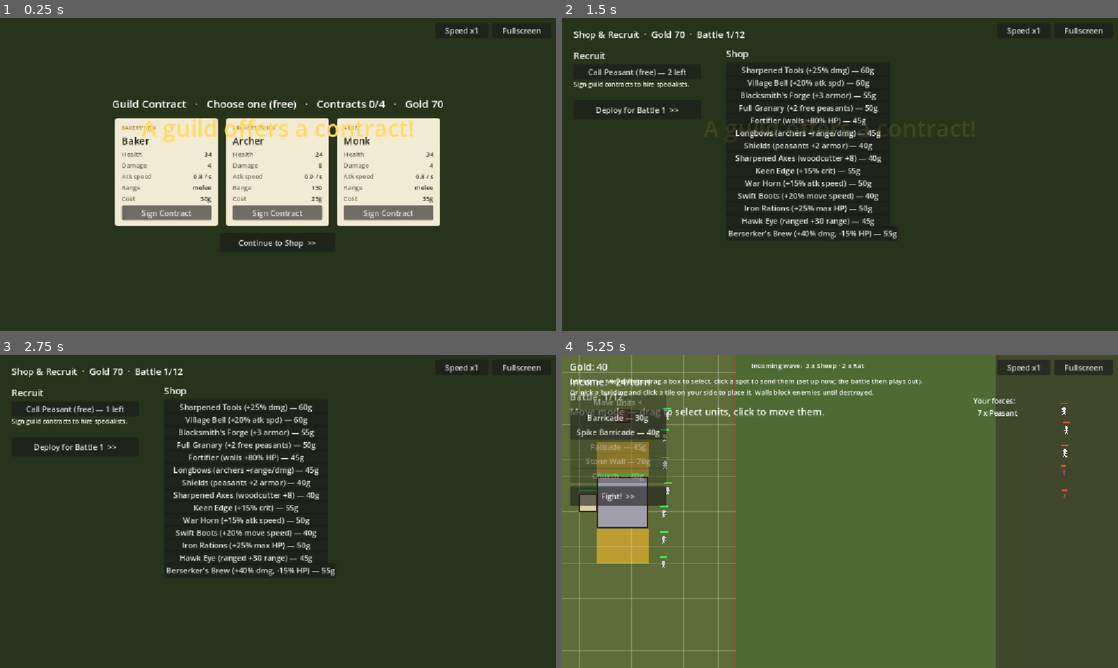
Above: before the commit, frames 1-4 (two rows, left to right).
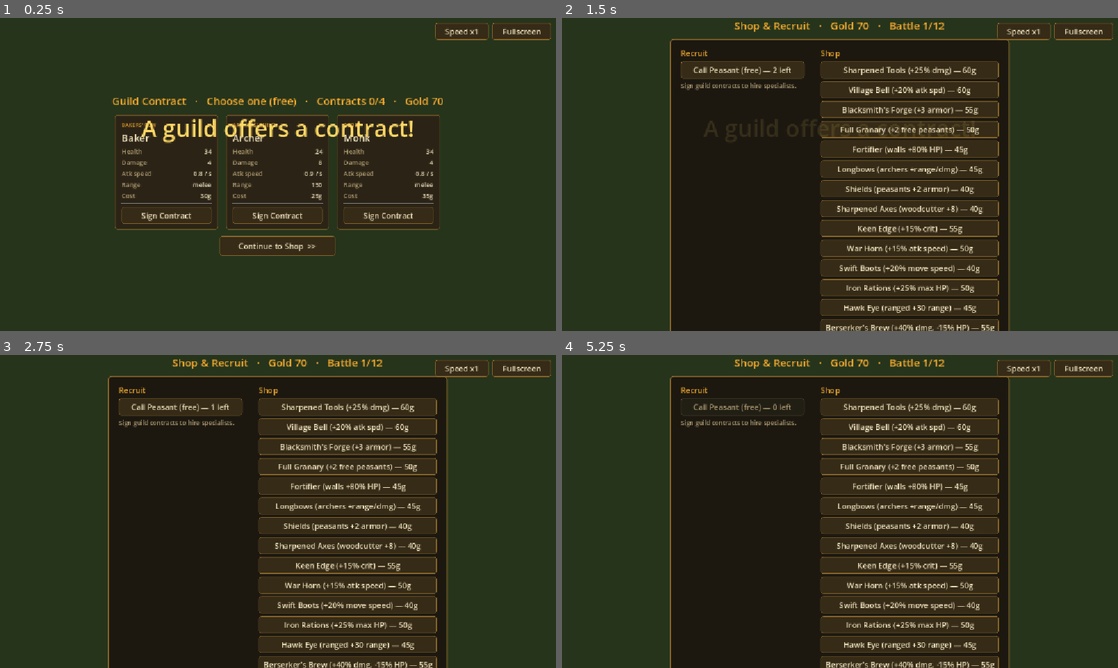
Above: after the commit, the same moments.

Repository: Jazzboy2567/protect-your-plot
Game: Godot game, scene res://Main.tscn
Two runs of this game, one before a commit and one after it. Both use one fixed random seed, a clock stepped at 60 frames per second and the inputs below.
Inputs (mouse positions are in pixels of both pictures, inside the frame that each line leads up to):
- Up to frame 1 (0.25 s): no input
- Up to frame 2 (1.5 s): click "Continue to Shop >>" at 0.5 s; click "Call Peasant (free) — 3 left" at 1.25 s
- Up to frame 3 (2.75 s): click "Call Peasant (free) — 2 left" at 2 s
- Up to frame 4 (5.25 s): click "Call Peasant (free) — 1 left" at 2.75 s; click (639, 445) at 3.5 s, where only the run before the commit has a clickable "Deploy for Battle 1 >>"; click (617, 417) at 4.25 s, where only the run before the commit has a clickable "Barricade — 30g"; click (617, 401) at 5 s, where only the run before the commit has a clickable "Move Units"

The runs differ from the first frame. In frame 1, 21% of the frame differs, in the area x 20-100%, y 1-76%; in frame 2, 35%; in frame 3, 35%; in frame 4, 97%, in the area x 0-100%, y 0-100%.

Commit message:
Unify UI on a dark/gold theme; Shop & Recruit as a centered modal
- Key palette constants (dark ground, gold-orange accent, cream text)
- Shared style helpers: _style_button (all buttons themed), _panel_style,
  _card_style, _menu_button, _section_label
- Guild cards + all buttons now use the dark/gold theme
- Shop + Recruit rebuilt as a centered two-column modal (Recruit | Shop)
  in a styled panel; pre-deploy is a small centered modal with roster
- Speed/Fullscreen and shop headers themed to match

Validated headless (guild->shop->predeploy flow to battle 3, no errors).

Diff:
--- a/scripts/Main.gd
+++ b/scripts/Main.gd
@@ -21,6 +21,16 @@
 	"herbalist": "Apothecary", "fisherman": "Wharf", "torchbearer": "Wharf",
 	"baker": "Bakers' Row", "monk": "Abbey",
 }
+
+# ---- Key palette: black/dark ground, gold-orange accent, cream text ----
+const COL_PANEL := Color(0.11, 0.095, 0.065)
+const COL_CARD := Color(0.17, 0.14, 0.085)
+const COL_BTN := Color(0.21, 0.17, 0.09)
+const COL_BTN_HOVER := Color(0.30, 0.23, 0.11)
+const COL_GOLD := Color(0.94, 0.66, 0.18)
+const COL_INK := Color(0.94, 0.89, 0.75)
+const COL_SOFT := Color(0.70, 0.62, 0.46)
+const COL_BORDER := Color(0.52, 0.39, 0.16)
 const RECRUIT_CAP := 3
 const MAX_CONTRACTS := 4
 
@@ -121,6 +131,7 @@
 	ctrl_speed.position = Vector2(ARENA.x - 250, 10)
 	ctrl_speed.size = Vector2(110, 30)
 	ctrl_speed.pressed.connect(_cycle_speed)
+	_style_button(ctrl_speed)
 	hud.add_child(ctrl_speed)
 
 	ctrl_full = Button.new()
@@ -128,6 +139,7 @@
 	ctrl_full.position = Vector2(ARENA.x - 132, 10)
 	ctrl_full.size = Vector2(122, 30)
 	ctrl_full.pressed.connect(_toggle_fullscreen)
+	_style_button(ctrl_full)
 	hud.add_child(ctrl_full)
 
 	buildings = [{"id": "castle", "gx": CASTLE_GX, "gy": CASTLE_GY}, {"id": "church", "gx": 1, "gy": 8}]
@@ -658,8 +670,8 @@
 
 func _card_style() -> StyleBoxFlat:
 	var s := StyleBoxFlat.new()
-	s.bg_color = Color(0.95, 0.92, 0.83)
-	s.border_color = Color(0.70, 0.64, 0.47)
+	s.bg_color = COL_CARD
+	s.border_color = COL_BORDER
 	s.set_border_width_all(1)
 	s.set_corner_radius_all(5)
 	s.content_margin_left = 14
@@ -668,17 +680,70 @@
 	s.content_margin_bottom = 12
 	return s
 
+func _panel_style() -> StyleBoxFlat:
+	var s := StyleBoxFlat.new()
+	s.bg_color = COL_PANEL
+	s.border_color = COL_BORDER
+	s.set_border_width_all(2)
+	s.set_corner_radius_all(7)
+	s.content_margin_left = 22
+	s.content_margin_right = 22
+	s.content_margin_top = 18
+	s.content_margin_bottom = 20
+	return s
+
+# Give any Button the dark/gold theme.
+func _style_button(b: Button) -> void:
+	var n := StyleBoxFlat.new()
+	n.bg_color = COL_BTN
+	n.border_color = COL_BORDER
+	n.set_border_width_all(1)
+	n.set_corner_radius_all(4)
+	n.content_margin_left = 10
+	n.content_margin_right = 10
+	n.content_margin_top = 6
+	n.content_margin_bottom = 6
+	var h: StyleBoxFlat = n.duplicate()
+	h.bg_color = COL_BTN_HOVER
+	h.border_color = COL_GOLD
+	var dis: StyleBoxFlat = n.duplicate()
+	dis.bg_color = Color(0.13, 0.12, 0.08)
+	dis.border_color = Color(0.30, 0.27, 0.20)
+	b.add_theme_stylebox_override("normal", n)
+	b.add_theme_stylebox_override("hover", h)
+	b.add_theme_stylebox_override("pressed", h)
+	b.add_theme_stylebox_override("focus", h)
+	b.add_theme_stylebox_override("disabled", dis)
+	b.add_theme_color_override("font_color", COL_INK)
+	b.add_theme_color_override("font_hover_color", Color(1.0, 0.9, 0.6))
+	b.add_theme_color_override("font_disabled_color", COL_SOFT)
+
+func _menu_button(text: String, cb: Callable) -> Button:
+	var b := Button.new()
+	b.text = text
+	b.custom_minimum_size = Vector2(256, 30)
+	b.pressed.connect(cb)
+	_style_button(b)
+	return b
+
+func _section_label(text: String) -> Label:
+	var l := Label.new()
+	l.text = text
+	l.add_theme_color_override("font_color", COL_GOLD)
+	l.add_theme_font_size_override("font_size", 16)
+	return l
+
 func _stat_row(label_text: String, value_text: String) -> HBoxContainer:
 	var row := HBoxContainer.new()
 	var a := Label.new()
 	a.text = label_text
-	a.add_theme_color_override("font_color", Color(0.42, 0.39, 0.32))
+	a.add_theme_color_override("font_color", COL_SOFT)
 	a.add_theme_font_size_override("font_size", 13)
 	var sp := Control.new()
 	sp.size_flags_horizontal = Control.SIZE_EXPAND_FILL
 	var b := Label.new()
 	b.text = value_text
-	b.add_theme_color_override("font_color", Color(0.16, 0.14, 0.11))
+	b.add_theme_color_override("font_color", COL_INK)
 	b.add_theme_font_size_override("font_size", 13)
 	row.add_child(a)
 	row.add_child(sp)
@@ -695,12 +760,12 @@
 	pc.add_child(v)
 	var gl := Label.new()
 	gl.text = str(GUILD_NAMES.get(id, "Guild")).to_upper()
-	gl.add_theme_color_override("font_color", Color(0.62, 0.45, 0.10))
+	gl.add_theme_color_override("font_color", COL_GOLD)
 	gl.add_theme_font_size_override("font_size", 11)
 	v.add_child(gl)
 	var nm := Label.new()
 	nm.text = d["name"]
-	nm.add_theme_color_override("font_color", Color(0.14, 0.12, 0.09))
+	nm.add_theme_color_override("font_color", COL_INK)
 	nm.add_theme_font_size_override("font_size", 20)
 	v.add_child(nm)
 	var rng := float(d.get("range", 6))
@@ -709,9 +774,12 @@
 	v.add_child(_stat_row("Atk speed", "%.1f / s" % (1.0 / float(d.get("cooldown", 1.0)))))
 	v.add_child(_stat_row("Range", "melee" if rng <= 12.0 else str(int(rng))))
 	v.add_child(_stat_row("Cost", "%dg" % int(d["cost"])))
+	var sep := HSeparator.new()
+	v.add_child(sep)
 	var btn := Button.new()
 	btn.text = "Sign Contract"
 	btn.pressed.connect(func(): _sign_contract(id))
+	_style_button(btn)
 	v.add_child(btn)
 	return pc
 
@@ -731,6 +799,7 @@
 	var head := Label.new()
 	head.text = "Guild Contract   ·   Choose one (free)   ·   Contracts %d/%d   ·   Gold %d" % [contracts.size(), MAX_CONTRACTS, gold]
 	head.add_theme_font_size_override("font_size", 22)
+	head.add_theme_color_override("font_color", COL_GOLD)
 	head.horizontal_alignment = HORIZONTAL_ALIGNMENT_CENTER
 	head.size_flags_horizontal = Control.SIZE_SHRINK_CENTER
 	col.add_child(head)
@@ -752,66 +821,123 @@
 	cont.custom_minimum_size = Vector2(240, 40)
 	cont.size_flags_horizontal = Control.SIZE_SHRINK_CENTER
 	cont.pressed.connect(open_shop)
+	_style_button(cont)
 	col.add_child(cont)
 
-# The Shop + Recruit page (interlude): recruit peasants, hire contracted
-# specialists, buy relics, then deploy.
+# The Shop + Recruit page (interlude): a centered modal with two columns.
 func _build_shop_ui() -> void:
 	_clear_panel()
 	top_label.visible = false
 	_add_backdrop()
-	_shop_header("Shop & Recruit  ·  Gold %d  ·  Battle %d/%d" % [gold, battle_num, MAX_BATTLES], 24, 20)
-	var x := 24.0
-	var y := 64.0
-	_shop_header("Recruit", x, y)
-	y += 32
-	var pb := _mk_button("Call Peasant (free) — %d left" % peasant_recruits, Vector2(x, y), Vector2(264, 26), func(): _buy("peasant"))
+	var center := CenterContainer.new()
+	center.set_anchors_preset(Control.PRESET_FULL_RECT)
+	center.mouse_filter = Control.MOUSE_FILTER_IGNORE
+	panel.add_child(center)
+	var outer := VBoxContainer.new()
+	outer.add_theme_constant_override("separation", 12)
+	center.add_child(outer)
+
+	var head := Label.new()
+	head.text = "Shop & Recruit   ·   Gold %d   ·   Battle %d/%d" % [gold, battle_num, MAX_BATTLES]
+	head.add_theme_font_size_override("font_size", 22)
+	head.add_theme_color_override("font_color", COL_GOLD)
+	head.size_flags_horizontal = Control.SIZE_SHRINK_CENTER
+	outer.add_child(head)
+
+	var pc := PanelContainer.new()
+	pc.add_theme_stylebox_override("panel", _panel_style())
+	pc.size_flags_horizontal = Control.SIZE_SHRINK_CENTER
+	outer.add_child(pc)
+	var cols := HBoxContainer.new()
+	cols.add_theme_constant_override("separation", 34)
+	pc.add_child(cols)
+
+	var rc := VBoxContainer.new()
+	rc.add_theme_constant_override("separation", 6)
+	cols.add_child(rc)
+	rc.add_child(_section_label("Recruit"))
+	var pb := _menu_button("Call Peasant (free) — %d left" % peasant_recruits, func(): _buy("peasant"))
 	pb.disabled = peasant_recruits <= 0
-	y += 32
+	rc.add_child(pb)
 	if contracts.is_empty():
-		var l := Label.new()
-		l.text = "Sign guild contracts to hire specialists."
-		l.position = Vector2(x, y)
-		l.add_theme_font_size_override("font_size", 13)
-		l.mouse_filter = Control.MOUSE_FILTER_IGNORE
-		panel.add_child(l)
-		y += 28
+		var hint := Label.new()
+		hint.text = "Sign guild contracts to hire specialists."
+		hint.add_theme_color_override("font_color", COL_SOFT)
+		hint.add_theme_font_size_override("font_size", 13)
+		rc.add_child(hint)
 	else:
 		for id in contracts:
 			var cost: int = GameData.UNITS[id]["cost"]
-			var b := _mk_button("%s — %dg  (%d left)" % [GameData.UNITS[id]["name"], cost, specialist_recruits], Vector2(x, y), Vector2(264, 26), func(): _buy(id))
+			var b := _menu_button("%s — %dg  (%d left)" % [GameData.UNITS[id]["name"], cost, specialist_recruits], func(): _buy(id))
 			b.disabled = specialist_recruits <= 0 or gold < cost
-			y += 28
-	y += 14
-	_mk_button("Deploy for Battle %d  >>" % battle_num, Vector2(x, y), Vector2(264, 40), start_deploy)
-
-	# Relic shop on the right.
-	var rx := 340.0
-	var ry := 60.0
-	_shop_header("Shop", rx, ry)
-	ry += 32
+			rc.add_child(b)
+
+	var sc := VBoxContainer.new()
+	sc.add_theme_constant_override("separation", 6)
+	cols.add_child(sc)
+	sc.add_child(_section_label("Shop"))
 	for id in RELIC_DEFS:
 		if id in relics:
 			continue
 		var d: Dictionary = RELIC_DEFS[id]
-		var b := _mk_button("%s — %dg" % [d["name"], d["cost"]], Vector2(rx, ry), Vector2(340, 24), func(): _buy_relic(id))
+		var b := _menu_button("%s — %dg" % [d["name"], int(d["cost"])], func(): _buy_relic(id))
 		b.disabled = gold < int(d["cost"])
-		ry += 26
-
-# Non-interlude rounds: no shopping — just deploy your standing force.
+		sc.add_child(b)
+
+	var dep := _menu_button("Deploy for Battle %d  >>" % battle_num, start_deploy)
+	dep.custom_minimum_size = Vector2(280, 42)
+	dep.size_flags_horizontal = Control.SIZE_SHRINK_CENTER
+	outer.add_child(dep)
+
+# Non-interlude rounds: a small centered modal — just deploy your standing force.
 func _build_predeploy_ui() -> void:
 	_clear_panel()
 	top_label.visible = false
 	_add_backdrop()
-	_shop_header("Battle %d/%d  ·  Gold %d  —  hold the line (recruiting returns every 4th battle)" % [battle_num, MAX_BATTLES, gold], 24, 40)
-	_mk_button("Deploy for Battle %d  >>" % battle_num, Vector2(24, 92), Vector2(264, 40), start_deploy)
-	_build_roster_label()
+	var center := CenterContainer.new()
+	center.set_anchors_preset(Control.PRESET_FULL_RECT)
+	center.mouse_filter = Control.MOUSE_FILTER_IGNORE
+	panel.add_child(center)
+	var col := VBoxContainer.new()
+	col.add_theme_constant_override("separation", 12)
+	center.add_child(col)
+
+	var head := Label.new()
+	head.text = "Battle %d/%d   ·   Gold %d" % [battle_num, MAX_BATTLES, gold]
+	head.add_theme_font_size_override("font_size", 22)
+	head.add_theme_color_override("font_color", COL_GOLD)
+	head.size_flags_horizontal = Control.SIZE_SHRINK_CENTER
+	col.add_child(head)
+
+	var sub := Label.new()
+	sub.text = "Hold the line — recruiting returns every 4th battle."
+	sub.add_theme_color_override("font_color", COL_SOFT)
+	sub.size_flags_horizontal = Control.SIZE_SHRINK_CENTER
+	col.add_child(sub)
+
+	var comp := {}
+	for id in army:
+		comp[id] = int(comp.get(id, 0)) + 1
+	var parts: Array = []
+	for id in comp:
+		parts.append("%d %s" % [comp[id], GameData.UNITS[id]["name"]])
+	var rl := Label.new()
+	rl.text = "Your forces:  " + ", ".join(parts)
+	rl.add_theme_color_override("font_color", COL_INK)
+	rl.size_flags_horizontal = Control.SIZE_SHRINK_CENTER
+	col.add_child(rl)
+
+	var dep := _menu_button("Deploy for Battle %d  >>" % battle_num, start_deploy)
+	dep.custom_minimum_size = Vector2(280, 42)
+	dep.size_flags_horizontal = Control.SIZE_SHRINK_CENTER
+	col.add_child(dep)
 
 func _shop_header(text: String, x: float, y: float) -> void:
 	var l := Label.new()
 	l.text = text
 	l.position = Vector2(x, y)
 	l.add_theme_font_size_override("font_size", 19)
+	l.add_theme_color_override("font_color", COL_GOLD)
 	l.mouse_filter = Control.MOUSE_FILTER_IGNORE
 	panel.add_child(l)
 
@@ -896,6 +1022,7 @@
 	b.position = pos
 	b.size = size
 	b.pressed.connect(cb)
+	_style_button(b)
 	panel.add_child(b)
 	return b
 
